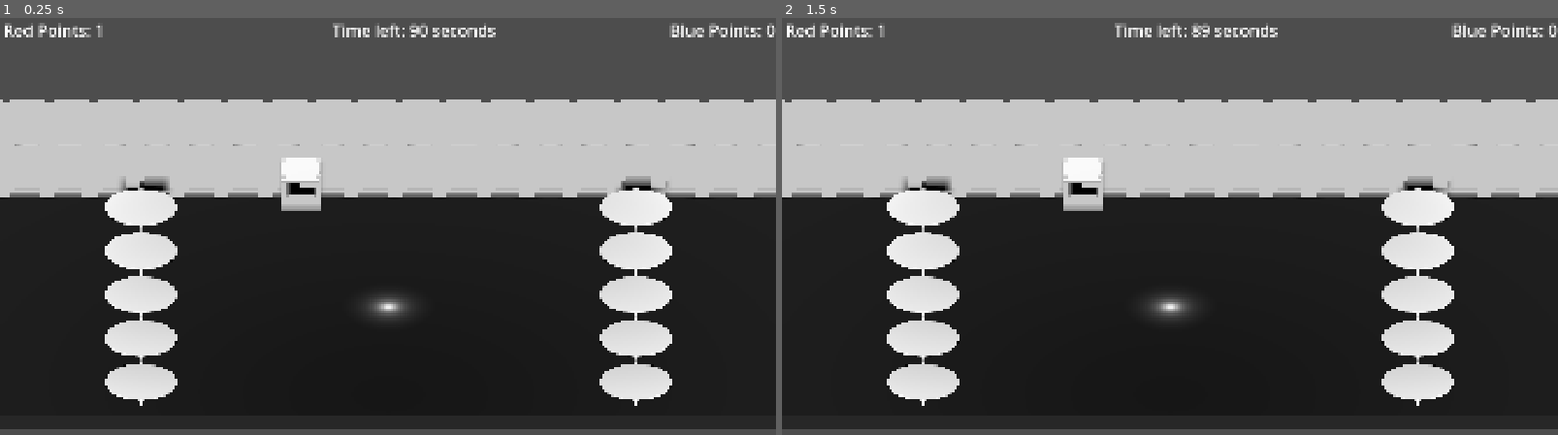
Above: before the commit, frames 1-2 (left to right).
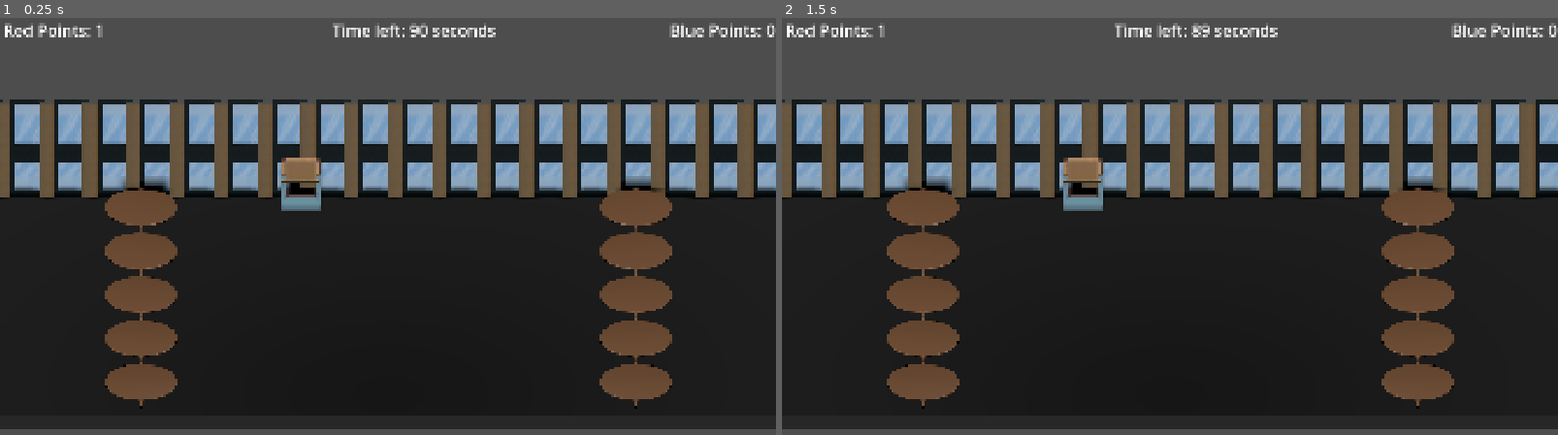
Above: after the commit, the same moments.

Repository: doubledsuarez/FoodBall
Game: Godot game, scene res://levels/cafeteria/cafeteria.tscn
The game is run twice, just before and just after one commit, with the same random seed, the same clock (stepped at 60 frames per second) and the same inputs. This scene is started directly instead of the project's main scene.
Inputs (mouse positions are in pixels of both pictures, inside the frame that each line leads up to):
- Up to frame 1 (0.25 s): no input
- Up to frame 2 (1.5 s): tap Enter at 0.5 s; move the mouse to (1340, 213) at 0.52 s; hold D (move_right) 0.53-1.28 s; right-click (1340, 213) at 0.6 s; tap Space (join) at 1.25, 1.35 s; move the mouse to (1014, 259) at 1.27 s; hold S (move_back) from 1.28 s (still down)

The runs differ from the first frame. In frame 1, 30% of the frame differs, in the area x 0-100%, y 19-94%; in frame 2, 30%.
Error in both runs: Modulo by zero error in operator '%'. (res://utilities/food_spawn.gd:10)

Commit message:
Textures Update

Diff:
--- a/music/combat_music.tscn
+++ b/music/combat_music.tscn
@@ -5,4 +5,3 @@
 [node name="CombatMusic" type="AudioStreamPlayer"]
 stream = ExtResource("1_m8if4")
 autoplay = true
-stream_paused = true
--- a/project.godot
+++ b/project.godot
@@ -13,6 +13,7 @@
 config/name="FoodBall"
 run/main_scene="uid://c4ejbhsvcm1fe"
 config/features=PackedStringArray("4.4", "Forward Plus")
+boot_splash/image="uid://rpa1b0bx16e5"
 config/icon="res://graphics/icon.svg"
 
 [autoload]
--- a/ui/player_menu/player_select.gd
+++ b/ui/player_menu/player_select.gd
@@ -9,18 +9,18 @@
 # Constants
 const MAX_PLAYERS = 4
 const PLAYER_MODELS = [
-	"res://entities/player/player1.glb",
-	"res://entities/player/player2.glb",
-	"res://entities/player/player3.glb",
-	"res://entities/player/player4.glb"
+	"res://entities/player/FoodBall_Char_Red_1.glb",
+	"res://entities/player/FoodBall_Char_Red_2.glb",
+	"res://entities/player/FoodBall_Char_Blue_3.glb",
+	"res://entities/player/FoodBall_Char_Blue_4.glb"
 ]
 
-const PLAYER_COLORS = [
-	Color(0.5, 0, 0),     # Dark red
-	Color(1, 0.3, 0.3),   # Light red
-	Color(0, 0, 0.5),     # Dark blue
-	Color(0.4, 0.6, 1.0)  # Light blue
-]
+#const PLAYER_COLORS = [
+#	Color(0.5, 0, 0),     # Dark red
+#	Color(1, 0.3, 0.3),   # Light red
+#	Color(0, 0, 0.5),     # Dark blue
+#	Color(0.4, 0.6, 1.0)  # Light blue
+#]
 
 # Tracks which devices are in which slots
 var player_data: Dictionary = {}
@@ -150,11 +150,11 @@
 
 	var mesh = model.get_node_or_null("Rig_Human/Skeleton3D/Cube")
 	if mesh and mesh is MeshInstance3D:
-		var color = PLAYER_COLORS[index]
+		#var color = PLAYER_COLORS[index]
 		var original_mat = mesh.get_active_material(0)
 		if original_mat and original_mat is StandardMaterial3D:
 			var mat = original_mat.duplicate()
-			mat.albedo_color = color
+			#mat.albedo_color = color
 			mesh.set_surface_override_material(0, mat)
 
 	var anim = model.get_node_or_null("AnimationPlayer")
--- a/ui/player_menu/player_select.tscn
+++ b/ui/player_menu/player_select.tscn
@@ -82,9 +82,10 @@
 current = true
 
 [node name="OmniLight3D" type="OmniLight3D" parent="Player Select/PanelContainer/VBoxContainer/JSHBox/PlayerJoin1/PJVBox/PJSVPContainer/PJSVP"]
-light_energy = 2.0
-omni_range = 10.0
-omni_attenuation = 3.0
+transform = Transform3D(1, 0, 0, 0, 1, 0, 0, 0, 1, -0.1, -0.5, 0.5)
+light_energy = 1.835
+omni_range = 5.978
+omni_attenuation = -0.299
 
 [node name="PJStatusLabel" type="Label" parent="Player Select/PanelContainer/VBoxContainer/JSHBox/PlayerJoin1/PJVBox"]
 layout_mode = 2
@@ -133,10 +134,11 @@
 transform = Transform3D(1, 0, 0, 0, 1, 0, 0, 0, 1, -0.0138888, -0.595936, 1.27016)
 current = true
 
-[node name="OmniLight3D" type="OmniLight3D" parent="Player Select/PanelContainer/VBoxContainer/JSHBox/PlayerJoin2/PJVBox/PJSVPContainer/PJSVP"]
-light_energy = 2.0
-omni_range = 10.0
-omni_attenuation = 3.0
+[node name="OmniLight3D2" type="OmniLight3D" parent="Player Select/PanelContainer/VBoxContainer/JSHBox/PlayerJoin2/PJVBox/PJSVPContainer/PJSVP"]
+transform = Transform3D(1, 0, 0, 0, 1, 0, 0, 0, 1, -0.1, -0.5, 0.5)
+light_energy = 1.835
+omni_range = 5.978
+omni_attenuation = -0.299
 
 [node name="PJStatusLabel" type="Label" parent="Player Select/PanelContainer/VBoxContainer/JSHBox/PlayerJoin2/PJVBox"]
 layout_mode = 2
@@ -185,10 +187,11 @@
 transform = Transform3D(1, 0, 0, 0, 1, 0, 0, 0, 1, -0.0138888, -0.595936, 1.27016)
 current = true
 
-[node name="OmniLight3D" type="OmniLight3D" parent="Player Select/PanelContainer/VBoxContainer/JSHBox/PlayerJoin3/PJVBox/PJSVPContainer/PJSVP"]
-light_energy = 2.0
-omni_range = 10.0
-omni_attenuation = 3.0
+[node name="OmniLight3D3" type="OmniLight3D" parent="Player Select/PanelContainer/VBoxContainer/JSHBox/PlayerJoin3/PJVBox/PJSVPContainer/PJSVP/Camera3D"]
+transform = Transform3D(1, 0, 0, 0, 1, 0, 0, 0, 1, -0.0861112, 0.095936, -0.77016)
+light_energy = 1.835
+omni_range = 5.978
+omni_attenuation = -0.299
 
 [node name="PJStatusLabel" type="Label" parent="Player Select/PanelContainer/VBoxContainer/JSHBox/PlayerJoin3/PJVBox"]
 layout_mode = 2
@@ -237,10 +240,11 @@
 transform = Transform3D(1, 0, 0, 0, 1, 0, 0, 0, 1, -0.0138888, -0.595936, 1.27016)
 current = true
 
-[node name="OmniLight3D" type="OmniLight3D" parent="Player Select/PanelContainer/VBoxContainer/JSHBox/PlayerJoin4/PJVBox/PJSVPContainer/PJSVP"]
-light_energy = 2.0
-omni_range = 10.0
-omni_attenuation = 3.0
+[node name="OmniLight3D4" type="OmniLight3D" parent="Player Select/PanelContainer/VBoxContainer/JSHBox/PlayerJoin4/PJVBox/PJSVPContainer/PJSVP"]
+transform = Transform3D(1, 0, 0, 0, 1, 0, 0, 0, 1, -0.1, -0.5, 0.5)
+light_energy = 1.835
+omni_range = 5.978
+omni_attenuation = -0.299
 
 [node name="PJStatusLabel" type="Label" parent="Player Select/PanelContainer/VBoxContainer/JSHBox/PlayerJoin4/PJVBox"]
 layout_mode = 2
@@ -254,4 +258,3 @@
 
 [node name="CombatMusic" parent="." instance=ExtResource("5_5rgwa")]
 autoplay = false
-stream_paused = false
Binary file changed: entities/furniture/Buffet_Table.glb
Not shown, changed: entities/furniture/Buffet_Table.glb.import
Binary file added: entities/furniture/Buffet_Table_BuffetTable Base Color.png
Not shown, added: entities/furniture/Buffet_Table_BuffetTable Base Color.png.import
Binary file changed: entities/furniture/Table.glb
Not shown, changed: entities/furniture/Table.glb.import
Binary file changed: entities/furniture/Wall_Segment.glb
Not shown, changed: entities/furniture/Wall_Segment.glb.import
Binary file added: entities/furniture/Wall_Segment_Window_Wall_BaseTexture.png
Not shown, added: entities/furniture/Wall_Segment_Window_Wall_BaseTexture.png.import
Binary file added: graphics/splash.jpg
Not shown, added: graphics/splash.jpg.import
(and 2 more such lines)
